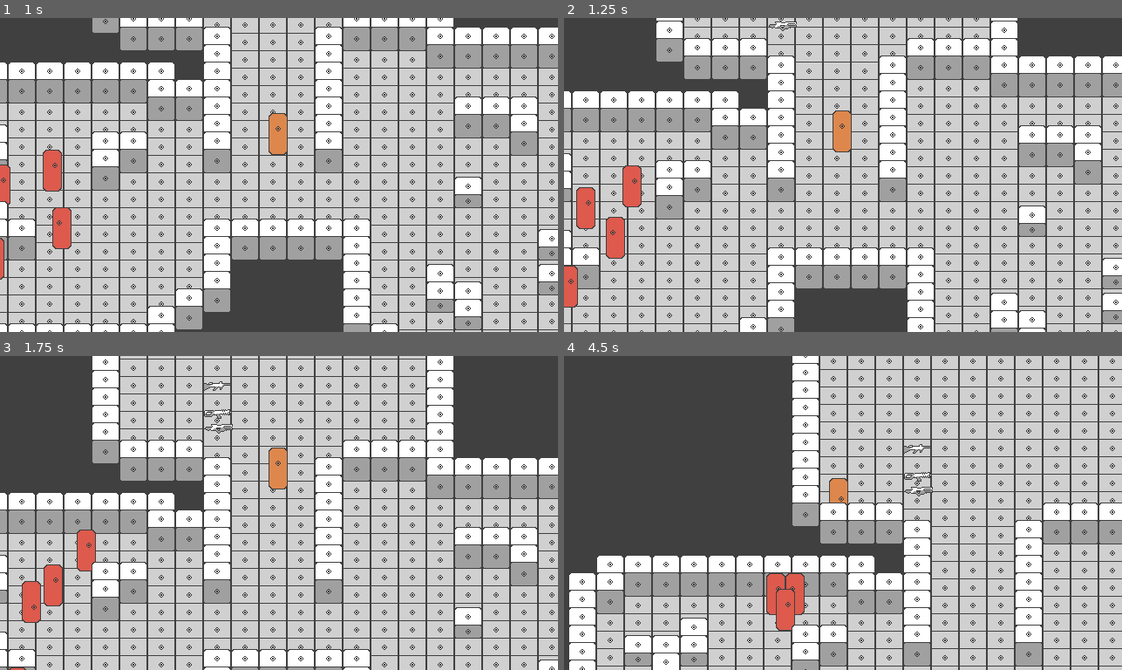
Above: before the commit, frames 1-4 (two rows, left to right).
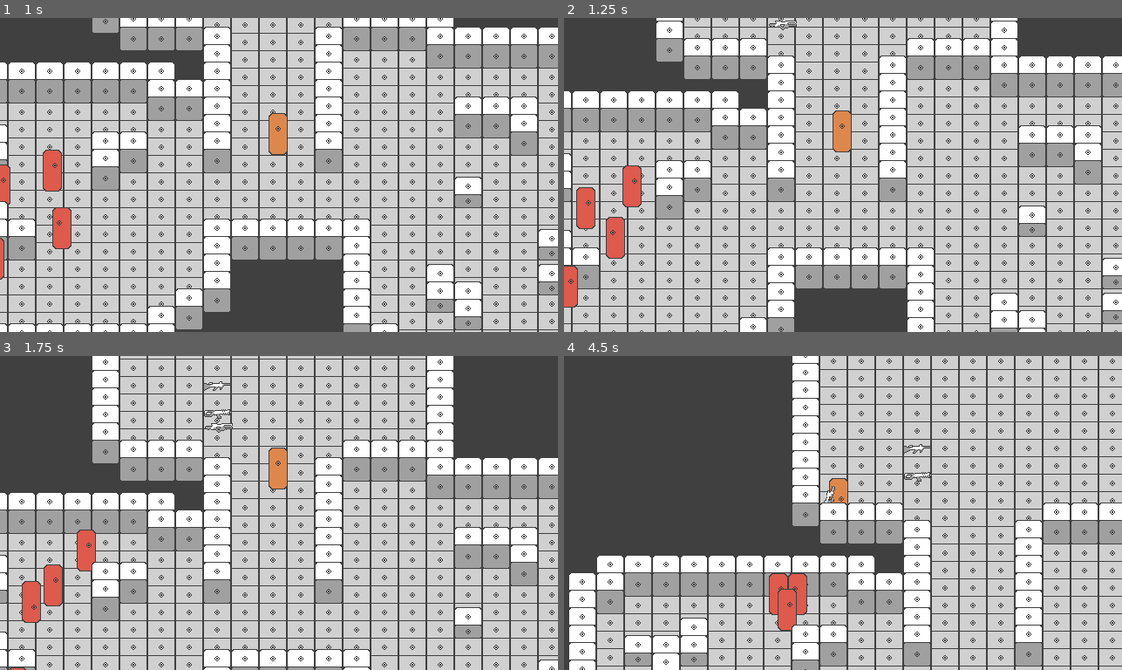
Above: after the commit, the same moments.

Repository: YugamiShinku/space_defender
Game: Godot game, scene res://scenes/level/white_box.tscn
The game is run twice, just before and just after one commit, with the same random seed, the same clock (stepped at 60 frames per second) and the same inputs.
Inputs:
- Up to frame 1 (1 s): hold W (move_up) from 0.53 s (still down); hold Space (shoot) from 0.53 s (still down)
- Up to frame 2 (1.25 s): keep holding W (move_up); keep holding Space (shoot)
- Up to frame 3 (1.75 s): keep holding W (move_up); release Space (shoot) at 1.28 s; tap G (drop) at 1.35 s; tap Space (shoot) at 1.55 s
- Up to frame 4 (4.5 s): release W (move_up) at 2.03 s; hold E (equip) 2.03-2.78 s; hold A (move_left) 2.03-3.53 s; tap Space (shoot) at 2.3, 2.85 s; hold S (move_down) 3.53-4.28 s; hold Space (shoot) 3.53-4.28 s; hold D (move_right) from 4.28 s (still down); tap G (drop) at 4.35 s

Frame 1 is identical in both runs. In frame 2, less than 0.1% of the frame differs, in the area x 36-42%, y 0-5%; in frame 3, less than 0.1%; in frame 4, 0.5%, in the area x 36-67%, y 41-88%.

Commit message:
aim to enemies

Diff:
--- a/scenes/actor/enemy/enemy.tscn
+++ b/scenes/actor/enemy/enemy.tscn
@@ -160,8 +160,8 @@
 [node name="VisionRays" type="Node2D" parent="."]
 
 [node name="Area2D (Hit Box)" type="Area2D" parent="."]
-collision_layer = 4
-collision_mask = 4
+collision_layer = 12
+collision_mask = 12
 
 [node name="CollisionShape2D" type="CollisionShape2D" parent="Area2D (Hit Box)"]
 position = Vector2(0, -24)
--- a/scenes/actor/player/player.tscn
+++ b/scenes/actor/player/player.tscn
@@ -120,7 +120,7 @@
 }]
 
 [sub_resource type="CircleShape2D" id="CircleShape2D_3mip4"]
-radius = 50.0
+radius = 150.0
 
 [sub_resource type="CapsuleShape2D" id="CapsuleShape2D_insbl"]
 height = 46.0
@@ -155,15 +155,25 @@
 [node name="Marker2D (Weapon)" type="Marker2D" parent="."]
 position = Vector2(0, -24)
 
-[node name="Area2D (Pickup)" type="Area2D" parent="." node_paths=PackedStringArray("weapon_position", "pickup_area")]
-visible = false
+[node name="AudioListener2D" type="AudioListener2D" parent="."]
+
+[node name="Area2D (Pickup)" type="Area2D" parent="." node_paths=PackedStringArray("weapon_position", "pickup_area", "detection_area")]
 collision_layer = 2
 collision_mask = 3
 script = ExtResource("3_insbl")
 weapon_position = NodePath("../Marker2D (Weapon)")
 pickup_area = NodePath(".")
+detection_area = NodePath("../Area2D (Detector)")
 
 [node name="CollisionShape2D" type="CollisionShape2D" parent="Area2D (Pickup)"]
+position = Vector2(0, -24)
+shape = SubResource("CircleShape2D_3mip4")
+
+[node name="Area2D (Detector)" type="Area2D" parent="."]
+collision_layer = 8
+collision_mask = 8
+
+[node name="CollisionShape2D" type="CollisionShape2D" parent="Area2D (Detector)"]
 position = Vector2(0, -24)
 shape = SubResource("CircleShape2D_3mip4")
 
@@ -174,3 +184,5 @@
 [node name="CollisionShape2D" type="CollisionShape2D" parent="Area2D (HitBox)"]
 position = Vector2(0, -24)
 shape = SubResource("CapsuleShape2D_insbl")
+
+[connection signal="area_entered" from="Area2D (Detector)" to="." method="_on_area_2d_detector_area_entered"]
--- a/scenes/level/white_box.tscn
+++ b/scenes/level/white_box.tscn
@@ -74,4 +74,4 @@
 position = Vector2(212, -243)
 
 [node name="weapon3" parent="." instance=ExtResource("8_0pk08")]
-position = Vector2(213, -226)
+position = Vector2(213, -227)
--- a/scenes/weapon/bullet/bullet1.tscn
+++ b/scenes/weapon/bullet/bullet1.tscn
@@ -4,7 +4,7 @@
 [ext_resource type="Script" uid="uid://bu1i5wfbku855" path="res://scripts/weapon/bullet/bullet.gd" id="2_cwty5"]
 
 [sub_resource type="RectangleShape2D" id="RectangleShape2D_4hxwj"]
-size = Vector2(6, 3)
+size = Vector2(7, 3)
 
 [node name="Bullet1" type="Sprite2D"]
 y_sort_enabled = true
--- a/scenes/weapon/bullet/bullet2.tscn
+++ b/scenes/weapon/bullet/bullet2.tscn
@@ -4,7 +4,7 @@
 [ext_resource type="Script" uid="uid://bu1i5wfbku855" path="res://scripts/weapon/bullet/bullet.gd" id="2_hsncw"]
 
 [sub_resource type="RectangleShape2D" id="RectangleShape2D_4hxwj"]
-size = Vector2(7, 5.25)
+size = Vector2(7, 5)
 
 [node name="Bullet2" type="Sprite2D"]
 texture = ExtResource("1_jf4kx")
--- /dev/null
+++ b/scenes/weapon/bullet/bullet3.tscn
@@ -0,0 +1,20 @@
+[gd_scene load_steps=4 format=3 uid="uid://dftkr7xbimjpf"]
+
+[ext_resource type="Texture2D" uid="uid://bsuiml0fmriqe" path="res://assets/weapon/bullet/bullet3.png" id="1_2hqcs"]
+[ext_resource type="Script" uid="uid://bu1i5wfbku855" path="res://scripts/weapon/bullet/bullet.gd" id="2_qglpg"]
+
+[sub_resource type="RectangleShape2D" id="RectangleShape2D_4hxwj"]
+size = Vector2(5, 3)
+
+[node name="Bullet2" type="Sprite2D"]
+texture = ExtResource("1_2hqcs")
+script = ExtResource("2_qglpg")
+
+[node name="Area2D" type="Area2D" parent="."]
+collision_mask = 5
+
+[node name="CollisionShape2D" type="CollisionShape2D" parent="Area2D"]
+y_sort_enabled = true
+shape = SubResource("RectangleShape2D_4hxwj")
+
+[connection signal="body_entered" from="Area2D" to="." method="_on_area_2d_body_entered"]
--- a/scenes/weapon/weapon1.tscn
+++ b/scenes/weapon/weapon1.tscn
@@ -1,8 +1,9 @@
-[gd_scene load_steps=5 format=3 uid="uid://crq8j7te7os34"]
+[gd_scene load_steps=6 format=3 uid="uid://crq8j7te7os34"]
 
 [ext_resource type="Texture2D" uid="uid://hfp8txl4ij6x" path="res://assets/weapon/weapon1.png" id="1_uwavn"]
 [ext_resource type="Script" uid="uid://ly8s527sn5q6" path="res://scripts/weapon/weapon_shooting.gd" id="2_lanok"]
 [ext_resource type="PackedScene" uid="uid://dljpl56tgwq5y" path="res://scenes/weapon/bullet/bullet1.tscn" id="3_0vlrr"]
+[ext_resource type="Texture2D" uid="uid://t37w3ywjj6f6" path="res://assets/weapon/muzzle/muzzle1.png" id="4_xhnoe"]
 
 [sub_resource type="RectangleShape2D" id="RectangleShape2D_lanok"]
 size = Vector2(32, 11.5)
@@ -13,7 +14,6 @@
 bullet = ExtResource("3_0vlrr")
 fire_rate = 0.1
 damage = 15
-spread_degrees = 2.5
 
 [node name="Area2D (Pickup)" type="Area2D" parent="."]
 collision_mask = 2
@@ -25,6 +25,12 @@
 [node name="Marker2D (Muzzle)" type="Marker2D" parent="."]
 position = Vector2(15, -2)
 
+[node name="Sprite2D (Muzzle)" type="Sprite2D" parent="."]
+position = Vector2(17, -2)
+texture = ExtResource("4_xhnoe")
+
+[node name="AudioStreamPlayer2D" type="AudioStreamPlayer2D" parent="."]
+
 [node name="Timer" type="Timer" parent="."]
 
 [connection signal="timeout" from="Timer" to="." method="_on_timer_timeout"]
--- a/scenes/weapon/weapon2.tscn
+++ b/scenes/weapon/weapon2.tscn
@@ -1,8 +1,9 @@
-[gd_scene load_steps=5 format=3 uid="uid://csk54rbc5onda"]
+[gd_scene load_steps=6 format=3 uid="uid://csk54rbc5onda"]
 
 [ext_resource type="Texture2D" uid="uid://ducolv6rwbs4w" path="res://assets/weapon/weapon2.png" id="1_mjopa"]
 [ext_resource type="Script" uid="uid://ly8s527sn5q6" path="res://scripts/weapon/weapon_shooting.gd" id="2_p12ni"]
 [ext_resource type="PackedScene" uid="uid://86gukhbcc4xq" path="res://scenes/weapon/bullet/bullet2.tscn" id="3_mjopa"]
+[ext_resource type="Texture2D" uid="uid://b5d8ptch0q2th" path="res://assets/weapon/muzzle/muzzle2.png" id="4_p12ni"]
 
 [sub_resource type="RectangleShape2D" id="RectangleShape2D_lanok"]
 size = Vector2(32, 11.5)
@@ -12,6 +13,8 @@
 script = ExtResource("2_p12ni")
 bullet = ExtResource("3_mjopa")
 damage = 25
+spread_degrees_range = Vector2(-5, 5)
+max_distance_range = Vector2(300, 400)
 
 [node name="Area2D (Pickup)" type="Area2D" parent="."]
 collision_mask = 2
@@ -23,6 +26,12 @@
 [node name="Marker2D (Muzzle)" type="Marker2D" parent="."]
 position = Vector2(15, -2)
 
+[node name="Sprite2D (Muzzle)" type="Sprite2D" parent="."]
+position = Vector2(18, -2)
+texture = ExtResource("4_p12ni")
+
+[node name="AudioStreamPlayer2D" type="AudioStreamPlayer2D" parent="."]
+
 [node name="Timer" type="Timer" parent="."]
 
 [connection signal="timeout" from="Timer" to="." method="_on_timer_timeout"]
--- a/scenes/weapon/weapon3.tscn
+++ b/scenes/weapon/weapon3.tscn
@@ -1,8 +1,9 @@
-[gd_scene load_steps=5 format=3 uid="uid://b33drci8du64q"]
+[gd_scene load_steps=6 format=3 uid="uid://b33drci8du64q"]
 
 [ext_resource type="Texture2D" uid="uid://bbhto01k2173p" path="res://assets/weapon/weapon3.png" id="1_m25pm"]
 [ext_resource type="Script" uid="uid://ly8s527sn5q6" path="res://scripts/weapon/weapon_shooting.gd" id="2_yy7hw"]
-[ext_resource type="PackedScene" uid="uid://dljpl56tgwq5y" path="res://scenes/weapon/bullet/bullet1.tscn" id="3_kcdq4"]
+[ext_resource type="PackedScene" uid="uid://dftkr7xbimjpf" path="res://scenes/weapon/bullet/bullet3.tscn" id="3_m25pm"]
+[ext_resource type="Texture2D" uid="uid://ckfo4lopidfcs" path="res://assets/weapon/muzzle/muzzle3.png" id="4_yy7hw"]
 
 [sub_resource type="RectangleShape2D" id="RectangleShape2D_lanok"]
 size = Vector2(32, 11.5)
@@ -10,10 +11,11 @@
 [node name="weapon3" type="Sprite2D"]
 texture = ExtResource("1_m25pm")
 script = ExtResource("2_yy7hw")
-bullet = ExtResource("3_kcdq4")
+bullet = ExtResource("3_m25pm")
 fire_rate = 0.5
-spread_degrees = 60.0
-bullets_per_shot = 5
+spread_degrees_range = Vector2(-30, 30)
+bullets_per_shot_range = Vector2i(5, 7)
+max_distance_range = Vector2(150, 250)
 
 [node name="Area2D (Pickup)" type="Area2D" parent="."]
 collision_mask = 2
@@ -25,6 +27,12 @@
 [node name="Marker2D (Muzzle)" type="Marker2D" parent="."]
 position = Vector2(15, -2)
 
+[node name="Sprite2D (Muzzle)" type="Sprite2D" parent="."]
+position = Vector2(16.5, -2)
+texture = ExtResource("4_yy7hw")
+
+[node name="AudioStreamPlayer2D" type="AudioStreamPlayer2D" parent="."]
+
 [node name="Timer" type="Timer" parent="."]
 
 [connection signal="timeout" from="Timer" to="." method="_on_timer_timeout"]
--- a/scripts/actor/enemy/enemy_movement.gd
+++ b/scripts/actor/enemy/enemy_movement.gd
@@ -19,7 +19,6 @@
 
 func take_damage(damage):
 	health -= damage
-	print("Health: ", health)
 
 func setup_vision_rays():
 	# Создаем лучи для периферийного зрения
--- a/scripts/actor/player/player_equipment.gd
+++ b/scripts/actor/player/player_equipment.gd
@@ -1,15 +1,27 @@
 extends Node
+
+@export var weapon_rotation_speed: float = 7.5
 
 @export var weapon_position: Marker2D
 @export var pickup_area: Area2D
-@export var rotation_speed: float = 7.5
+@export var detection_area: Area2D
+
+#@onready var weapon_position: Marker2D = $"Market2D (Weapon)"
+#@onready var pickup_area: Area2D = $"Area2D (Pickup)"
+#@onready var detection_area: Area2D = $"Area2D (Detector)"
 
 var current_weapon: Node2D = null
 var near_weapons: Array[Node2D] = []
 
+var current_enemy: Node2D = null
+var near_enemies: Array[Node2D] = []
+
 func _ready():
 	pickup_area.area_entered.connect(_on_weapon_entered)
 	pickup_area.area_exited.connect(_on_weapon_exited)
+
+	detection_area.area_entered.connect(_on_enemy_detected)
+	detection_area.area_exited.connect(_on_enemy_lost)
 
 func _input(event):
 	if event.is_action_pressed("equip") and near_weapons.size() > 0:
@@ -40,6 +52,14 @@
 func _on_weapon_exited(body: Node2D):
 	near_weapons.erase(body.get_parent())
 
+func _on_enemy_detected(body: Node2D):
+	print("enemy detected")
+	near_enemies.append(body.get_parent())
+
+func _on_enemy_lost(body: Node2D):
+	print("enemy lost")
+	near_enemies.erase(body.get_parent())
+
 func _physics_process(delta):
 	if current_weapon:
 		update_weapon_rotation(delta)
@@ -49,20 +69,53 @@
 			var shoot_direction = Vector2.RIGHT.rotated(current_weapon.global_rotation)
 			current_weapon.shoot(shoot_direction)
 
+func get_target() -> Node2D:
+	if near_enemies.is_empty():
+		return null
+
+	# Ищем ближайшего противника
+	var closest_enemy: Node2D = null
+	var min_distance: float = INF
+
+	for enemy in near_enemies:
+		var distance = self.global_position.distance_to(enemy.global_position)
+		if distance < min_distance:
+			min_distance = distance
+			closest_enemy = enemy
+
+	return closest_enemy
 
 func update_weapon_rotation(delta: float):
-	var input_direction = Input.get_vector("move_left", "move_right", "move_up", "move_down")
+	var target_direction: Vector2
+	var target_angle: float
 
-	if input_direction.length() > 0.1:
-		var target_angle = input_direction.angle()
+	var target = get_target()
+	if target:
+		target_direction = target.global_position - self.global_position
+		target_angle = target_direction.angle()
+		update_weapon_flip(target_direction)
 
-		if input_direction.x < 0:
-			current_weapon.scale.y = -1
-		elif input_direction.x > 0:
-			current_weapon.scale.y = 1
-
+		print("update rotation with enemy")
 		current_weapon.global_rotation = lerp_angle(
 			current_weapon.global_rotation,
 			target_angle,
-			rotation_speed * delta
+			weapon_rotation_speed * delta
 		)
+	else:
+		target_direction = Input.get_vector("move_left", "move_right", "move_up", "move_down")
+		if target_direction.length() > 0.1:
+			target_angle = target_direction.angle()
+			update_weapon_flip(target_direction)
+
+			print("update rotation without enemy")
+			current_weapon.global_rotation = lerp_angle(
+				current_weapon.global_rotation,
+				target_angle,
+				weapon_rotation_speed * delta
+			)
+
+func update_weapon_flip(target_direction: Vector2):
+	if target_direction.x < 0:
+		current_weapon.scale.y = -1
+	elif target_direction.x > 0:
+		current_weapon.scale.y = 1
--- a/scripts/weapon/bullet/bullet.gd
+++ b/scripts/weapon/bullet/bullet.gd
@@ -1,6 +1,4 @@
 extends Sprite2D
-
-@export var max_distance_range: Vector2 = Vector2(500, 800)
 
 var speed: float = 0.0
 var direction: Vector2 = Vector2.ZERO
@@ -9,13 +7,11 @@
 var distance_traveled: float = 0.0
 var max_distance: float = 0.0
 
-func _ready() -> void:
-	max_distance = randf_range(max_distance_range.x, max_distance_range.y)
-
-func set_parameters(dmg: int, spd: float, dir: Vector2):
+func set_parameters(dmg: int, dir: Vector2, sr: Vector2, mdr: Vector2):
 	self.damage = dmg
-	self.speed = spd
 	self.direction = dir
+	self.speed = randf_range(sr.x, sr.y)
+	self.max_distance = randf_range(mdr.x, mdr.y)
 
 
 func _physics_process(delta):
@@ -23,7 +19,6 @@
 	position += movement
 	distance_traveled += movement.length()
 
-	# Проверяем пройденную дистанцию
 	if distance_traveled >= max_distance:
 		queue_free()
 
--- a/scripts/weapon/weapon_shooting.gd
+++ b/scripts/weapon/weapon_shooting.gd
@@ -3,50 +3,50 @@
 @export var bullet: PackedScene
 @export var fire_rate: float = 0.2
 @export var damage: int = 10
-@export var spread_degrees: float = 5.0
-@export var muzzle_flash_time: float = 0.05
-@export var bullets_per_shot: int = 1
+@export var spread_degrees_range: Vector2 = Vector2(-2.5, 2.5)
+@export var muzzle_flash_time: float = 0.1
+@export var bullets_per_shot_range: Vector2i =  Vector2(1, 1)
+@export var max_distance_range: Vector2 = Vector2(500, 800)
+@export var bullet_speed_range: Vector2 = Vector2(500, 700)
 
 @onready var muzzle: Marker2D = $"Marker2D (Muzzle)"
 @onready var shoot_timer: Timer = $Timer
-#@onready var muzzle_sprite: Sprite2D = $MuzzleFlash
-#@onready var audio_player: AudioStreamPlayer2D = $AudioStreamPlayer2D
+@onready var muzzle_sprite: Sprite2D = $"Sprite2D (Muzzle)"
+@onready var audio_player: AudioStreamPlayer2D = $AudioStreamPlayer2D
 
 var can_shoot: bool = true
-var bullet_speed: float = 600.0
 
 func _ready():
 	shoot_timer.wait_time = fire_rate
-	#muzzle_sprite.visible = false
+	muzzle_sprite.visible = false
 
 func shoot(direction: Vector2):
 	if !can_shoot || !bullet:
 		return
 
-	# Создаем пулю
+	var bullets_per_shot = randf_range(bullets_per_shot_range.x, bullets_per_shot_range.y)
 	for i in bullets_per_shot:
 		var new_bullet = bullet.instantiate()
 		get_parent().add_child(new_bullet)
 
-		var bullet_dir = direction.rotated(deg_to_rad(spread_degrees * randf_range(-0.5, 0.5)))
+		var bullet_dir = direction.rotated(deg_to_rad(randf_range(spread_degrees_range.x, spread_degrees_range.y)))
 
 		new_bullet.global_position = muzzle.global_position
 		new_bullet.rotation = bullet_dir.angle()
-		new_bullet.set_parameters(damage, bullet_speed, bullet_dir)
+		new_bullet.set_parameters(damage, bullet_dir, bullet_speed_range, max_distance_range)
 
 	# Эффекты выстрела
-	#start_muzzle_flash()
-	#audio_player.play()
+	start_muzzle_flash()
+	audio_player.play()
 
 	# Таймер перезарядки
 	can_shoot = false
 	shoot_timer.start()
 
 func start_muzzle_flash():
-	pass
-	#muzzle_sprite.visible = true
-	#await get_tree().create_timer(muzzle_flash_time).timeout
-	#muzzle_sprite.visible = false
+	muzzle_sprite.visible = true
+	await get_tree().create_timer(muzzle_flash_time).timeout
+	muzzle_sprite.visible = false
 
 func _on_timer_timeout():
 	can_shoot = true
Binary file changed: assets/weapon/bullet/bullet1.png
Binary file added: assets/weapon/bullet/bullet3.png
Not shown, added: assets/weapon/bullet/bullet3.png.import
Binary file added: assets/weapon/muzzle/muzzle1.png
Not shown, added: assets/weapon/muzzle/muzzle1.png.import
Binary file added: assets/weapon/muzzle/muzzle2.png
Not shown, added: assets/weapon/muzzle/muzzle2.png.import
Binary file added: assets/weapon/muzzle/muzzle3.png
Not shown, added: assets/weapon/muzzle/muzzle3.png.import
